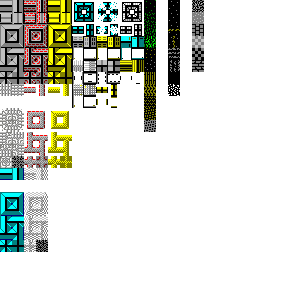
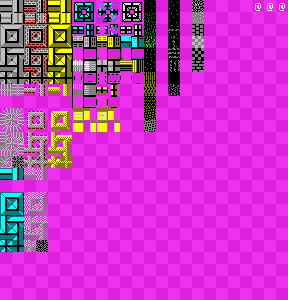
Layered file, before and after one edit (288x300). Changes by layer:
painted on "tiles" over [73, 3, 285, 132]
showed "bg grid" over [0, 0, 288, 300]
showed "bg solid" over [0, 0, 288, 300]
